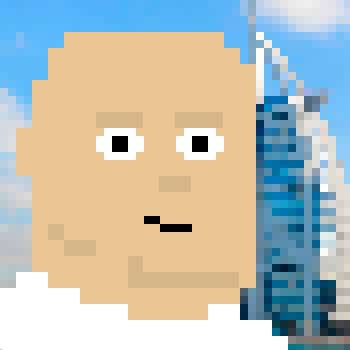
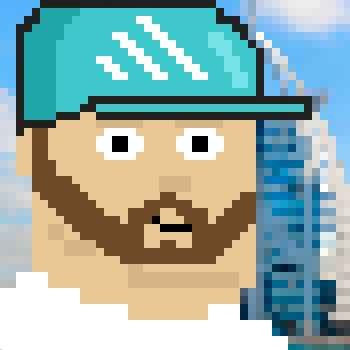
Layer changes from the first (350, 350) image to the second:
added group "hat" with 5 layers above "headphones_assets" over [16, 0, 312, 136]
added layer "cyan" in group "hat" over [16, 0, 312, 136]
showed "bun" over [32, 0, 256, 128]
showed group "BeardStyles" (6 layers) over [32, 128, 256, 264]
